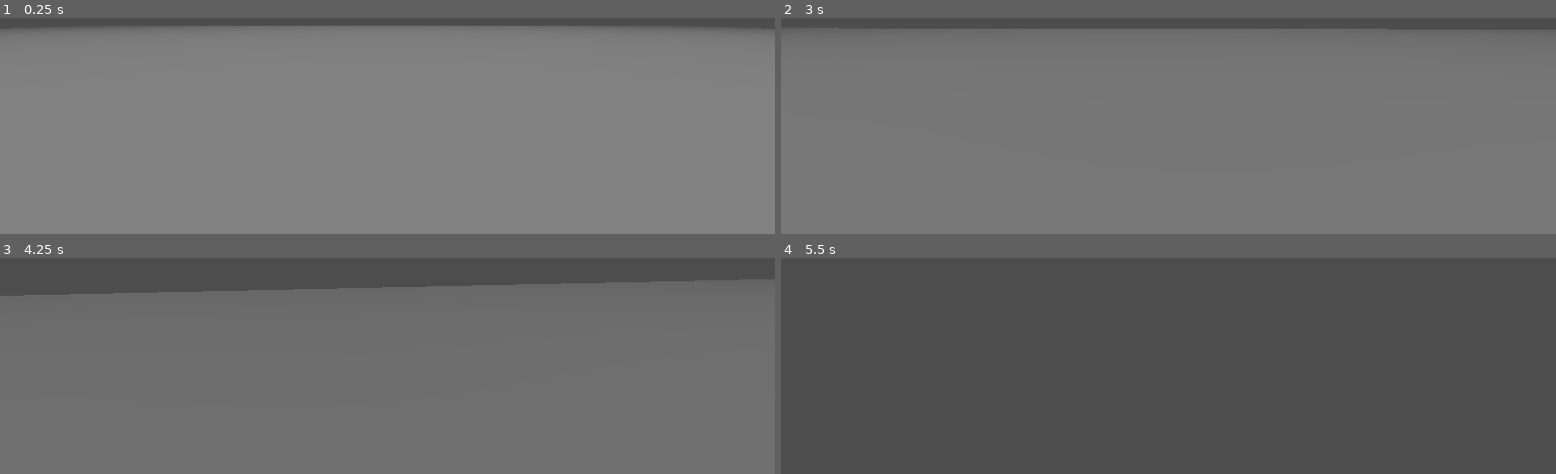
Above: before the commit, frames 1-4 (two rows, left to right).
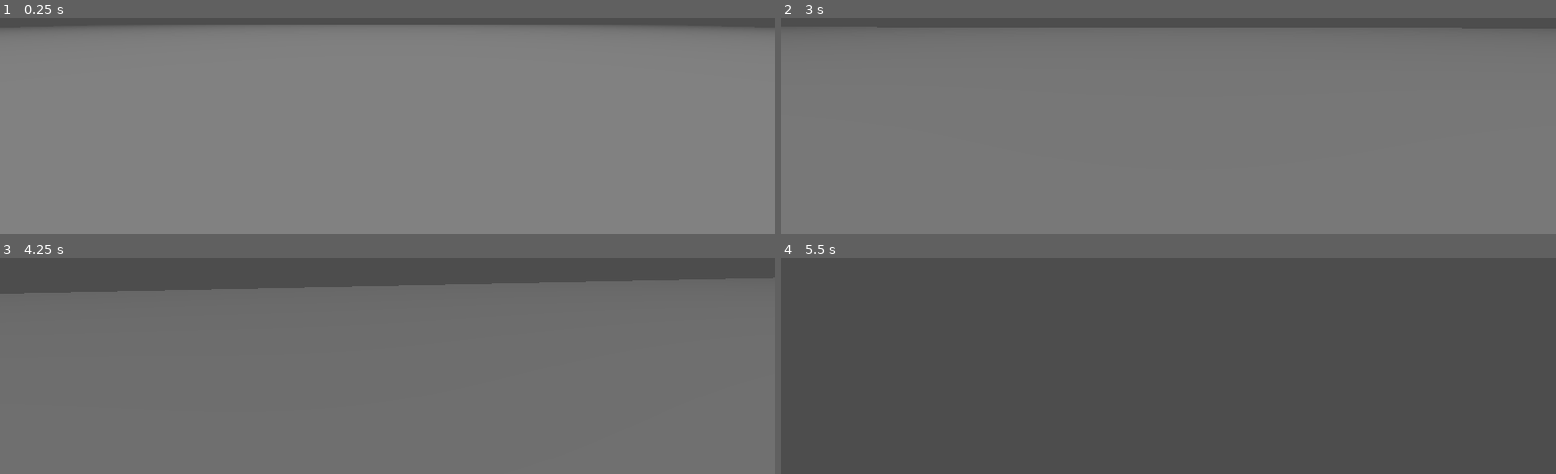
Above: after the commit, the same moments.

Repository: V3AI-Seven/school-maze-game
Game: Godot game, scene res://scenes/game/maze.tscn
Same seed, same stepped clock (60 frames per second), same inputs: the game is played once before the commit and once after it.
Inputs (mouse positions are in pixels of both pictures, inside the frame that each line leads up to):
- Up to frame 1 (0.25 s): no input
- Up to frame 2 (3 s): tap Enter at 0.5, 2 s; move the mouse to (outside the picture) at 0.52 s; hold Shift 0.53-1.28 s; hold W from 0.53 s (still down); tap Space at 1.25, 2.75 s; move the mouse to (1129, 18) at 1.27 s; tap Shift at 1.35, 2.85 s; move the mouse to (outside the picture) at 2.02 s; hold Shift 2.03-2.78 s; move the mouse to (1160, 24) at 2.77 s
- Up to frame 3 (4.25 s): keep holding W; tap Enter at 3.5 s; move the mouse to (441, 262) at 3.52 s; hold Shift from 3.53 s (still down)
- Up to frame 4 (5.5 s): keep holding W; move the mouse to (outside the picture) at 4.27 s; release Shift at 4.28 s; tap Shift at 4.35 s; move the mouse to (outside the picture) at 5.02 s; hold Shift from 5.03 s (still down)

The runs differ from the first frame. In frame 1, 0.2% of the frame differs, in the area x 32-68%, y 3-4%; in frame 2, 0.3%; in frame 3, 0.6%, in the area x 0-85%, y 10-18%; in frame 4, nothing differs.

Commit message:
Camera motion now works

Diff:
--- a/player.gd
+++ b/player.gd
@@ -8,11 +8,11 @@
 func _ready() -> void:
 	Input.mouse_mode = Input.MOUSE_MODE_CAPTURED
 
-func _input(event):
+func _unhandled_input(event):
 	if event is InputEventMouseMotion and Input.mouse_mode == Input.MOUSE_MODE_CAPTURED:
-		rotate_y(-event.relative.x * mouse_sensitivity)
-		$Camera3D.rotate_x(-event.relative.y * mouse_sensitivity)
-		$Camera3D.rotation.x = clampf($Camera3D.rotation.x, -deg_to_rad(70), deg_to_rad(70))
+		$Marker3D.rotate_y(-event.relative.x * mouse_sensitivity)
+		$Marker3D/Camera3D.rotate_x(-event.relative.y * mouse_sensitivity)
+		$Marker3D/Camera3D.rotation.x = clampf($Marker3D/Camera3D.rotation.x, -deg_to_rad(70), deg_to_rad(70))
 
 func _physics_process(_delta):
 	var targetVelocity = Vector3.ZERO
--- a/scenes/game/maze.tscn
+++ b/scenes/game/maze.tscn
@@ -19,8 +19,11 @@
 [node name="CollisionShape3D" type="CollisionShape3D" parent="player/CharacterBody3D"]
 shape = SubResource("CapsuleShape3D_0rgi5")
 
-[node name="Camera3D" type="Camera3D" parent="player/CharacterBody3D"]
-transform = Transform3D(1, 0, 1.7484555e-07, 0, 1, 0, -1.7484555e-07, 0, 1, 0, 0.8220992, 0)
+[node name="Marker3D" type="Marker3D" parent="player/CharacterBody3D"]
+transform = Transform3D(1, 0, 0, 0, 1, 0, 0, 0, 1, 0, 0.6939142, 0)
+
+[node name="Camera3D" type="Camera3D" parent="player/CharacterBody3D/Marker3D"]
+transform = Transform3D(1, 0, 1.7484555e-07, 0, 1, 0, -1.7484555e-07, 0, 1, 0, 0, 0)
 
 [node name="OmniLight3D" type="OmniLight3D" parent="."]
 transform = Transform3D(1, 0, 0, 0, 1, 0, 0, 0, 1, 0, 107.95352, 0)
